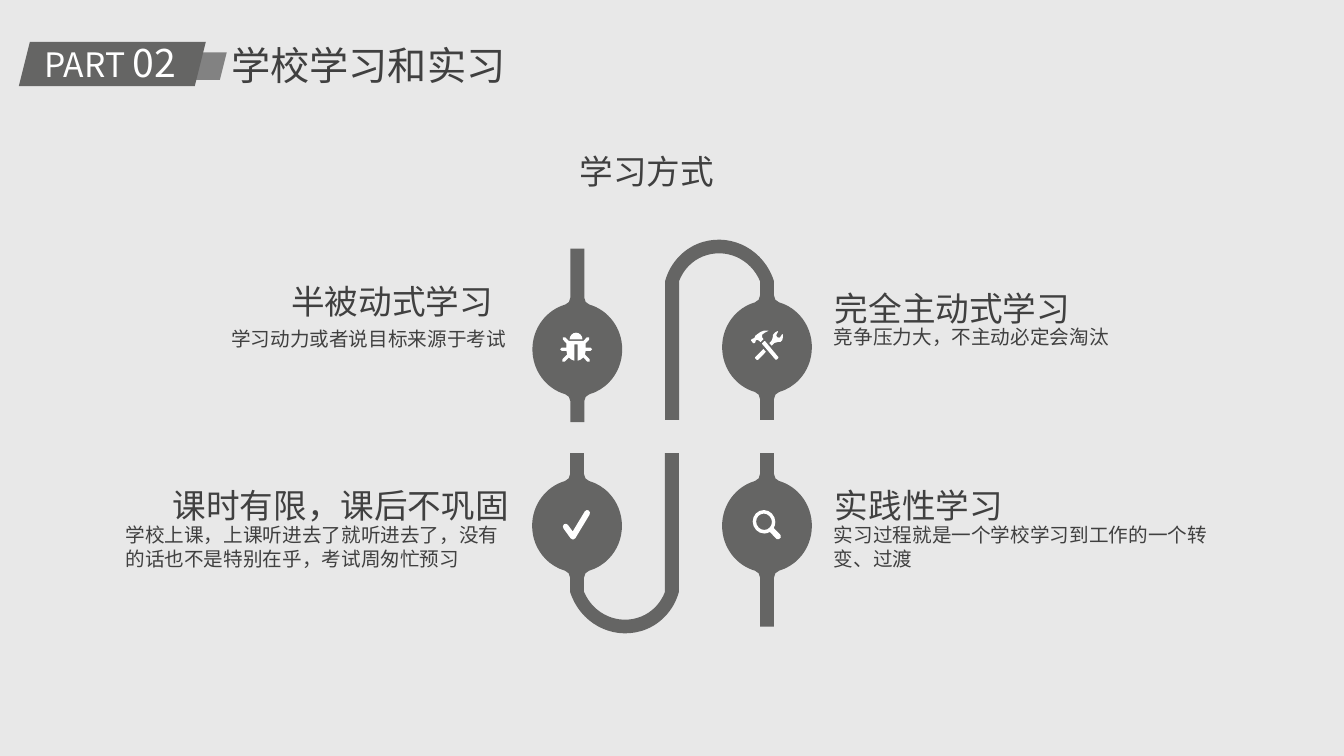
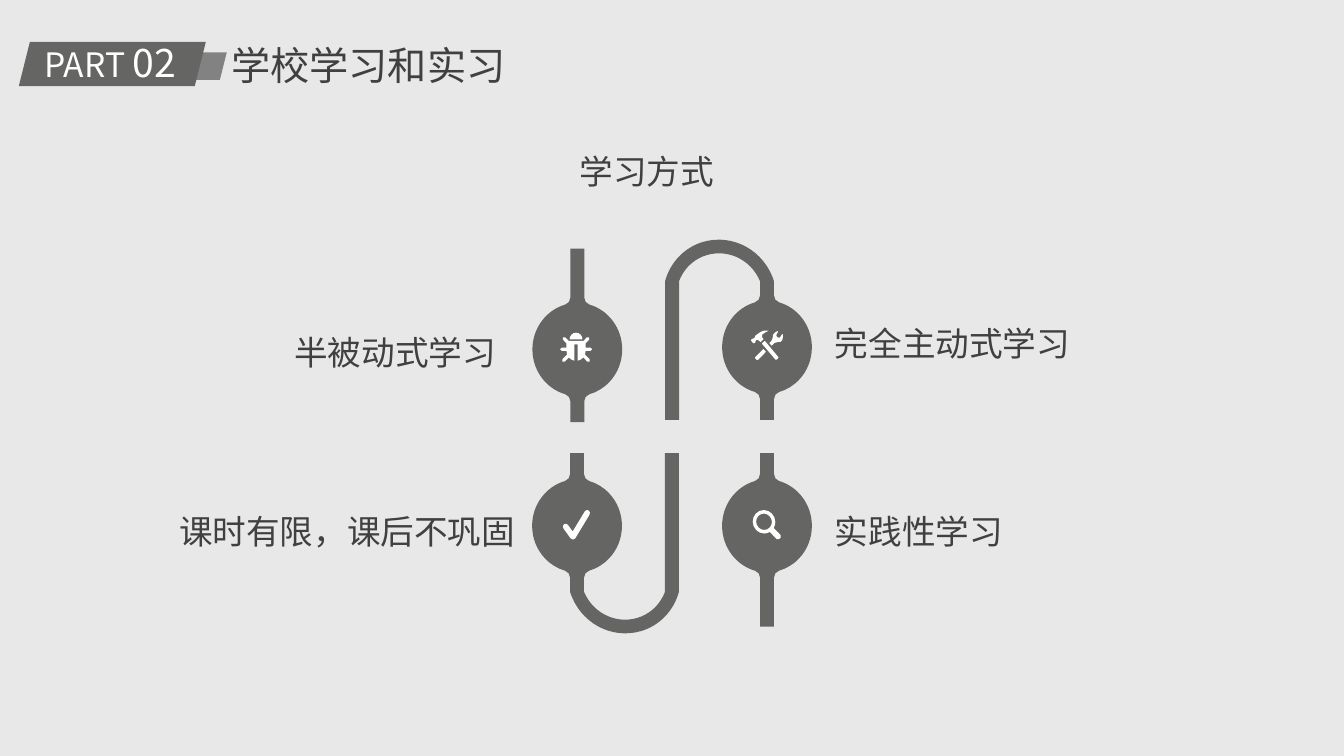
Before and after one commit to HanochLzd/lexian, a slide deck: slide 6 of doc/实习心得分享-罗紫东.pptx. Drawn at 1344x756 pixels with LibreOffice and Linux fonts; fonts in the diff are those of the drawing. Boxes give left, top, right and bottom in pixels: in the first picture for what was removed or moved away, otherwise in the second. Text is boxed around its words. In the diff, an @@ line names an element or a change of style, - is before the commit and + after.

```diff
--- a/doc/实习心得分享-罗紫东.pptx
+++ b/doc/实习心得分享-罗紫东.pptx
@@ text "半被动式学习": place and size @@
-text "半被动式学习" at <box>291,285,493,317</box>
+text "半被动式学习" at <box>294,336,496,368</box>
@@ text removed at <box>231,329,506,348</box> @@
-学习动力或者说目标来源于考试
@@ text "完全主动式学习" rewrapped from <box>835,292,1070,330</box> to <box>835,327,1070,359</box> @@
@@ text removed at <box>834,327,1109,346</box> @@
-竞争压力大，不主动必定会淘汰
@@ text "课时有限，课后不巩固" rewrapped from <box>173,490,509,528</box> to <box>179,516,515,548</box> @@
@@ text "实践性学习" rewrapped from <box>835,489,1003,528</box> to <box>835,515,1003,547</box> @@
@@ text removed at <box>125,525,498,568</box> @@
-学校上课，上课听进去了就听进去了，没有的话也不是特别在乎，考试周匆忙预习
@@ text removed at <box>834,525,1207,568</box> @@
-实习过程就是一个学校学习到工作的一个转变、过渡
```
Also in this commit, not shown: 7 other slides changed, 1 slide added, 2 slides removed, 3 other files.
